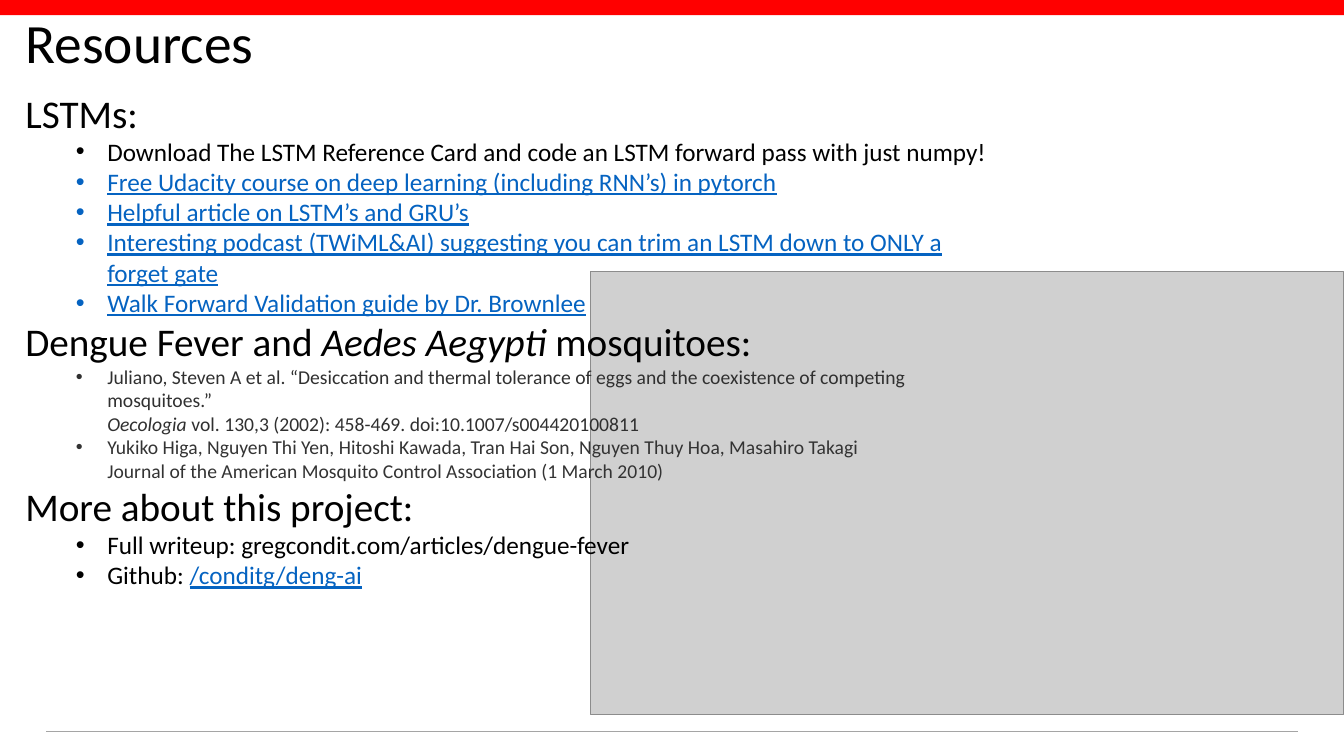
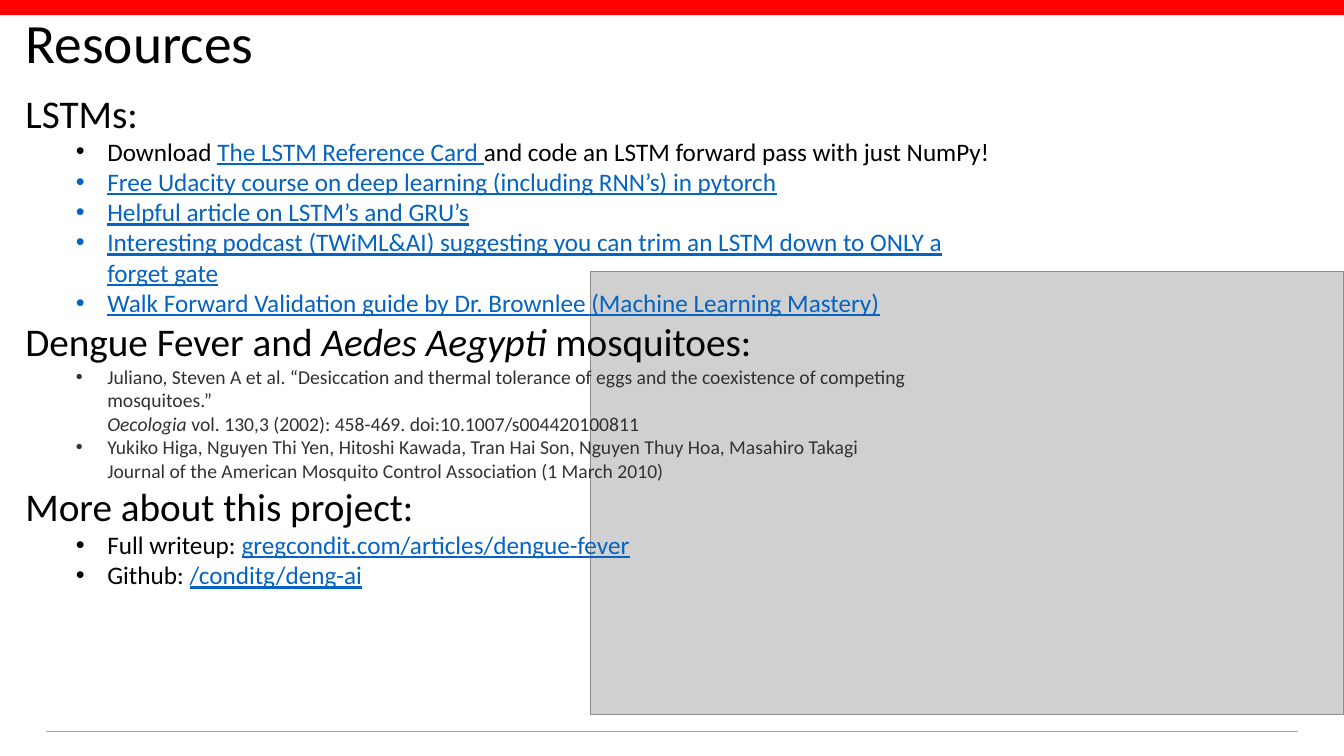
Before and after one commit to conditg/deng-ai, a slide deck: slide 20 of DengAI.pptx (slide 19 before the commit). Drawn at 1344x756 pixels with LibreOffice and Linux fonts; fonts in the diff are those of the drawing; grey boxes stand for pictures; background and template pictures are left out. Boxes give left, top, right and bottom in pixels: in the first picture for what was removed or moved away, otherwise in the second. Text is boxed around its words. In the diff, an @@ line names an element or a change of style, - is before the commit and + after.

```diff
--- a/DengAI.pptx
+++ b/DengAI.pptx
@@ text at (x1=107, y1=143, x2=989, y2=166): text changed @@
-  • Download The LSTM Reference Card and code an LSTM forward pass with just numpy!
+  • Download The LSTM Reference Card and code an LSTM forward pass with just NumPy!
@@ text at (x1=107, y1=293, x2=879, y2=317): text changed @@
-  • Walk Forward Validation guide by Dr. Brownlee
+  • Walk Forward Validation guide by Dr. Brownlee (Machine Learning Mastery)
@@ text at (x1=107, y1=533, x2=630, y2=560): text colour #000000 to #0563C1, underline on in "gregcondit.com/articles/dengue-fever" @@
```
Also in this commit, not shown: 7 other slides changed, 1 slide added, 1 other file.
